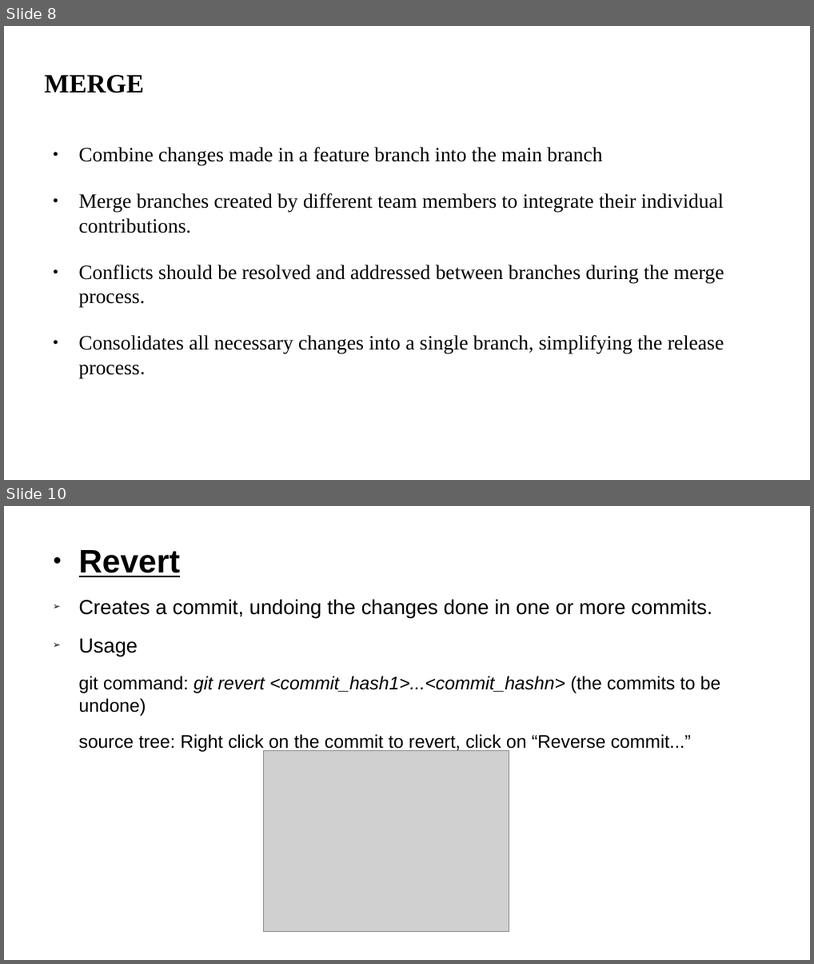
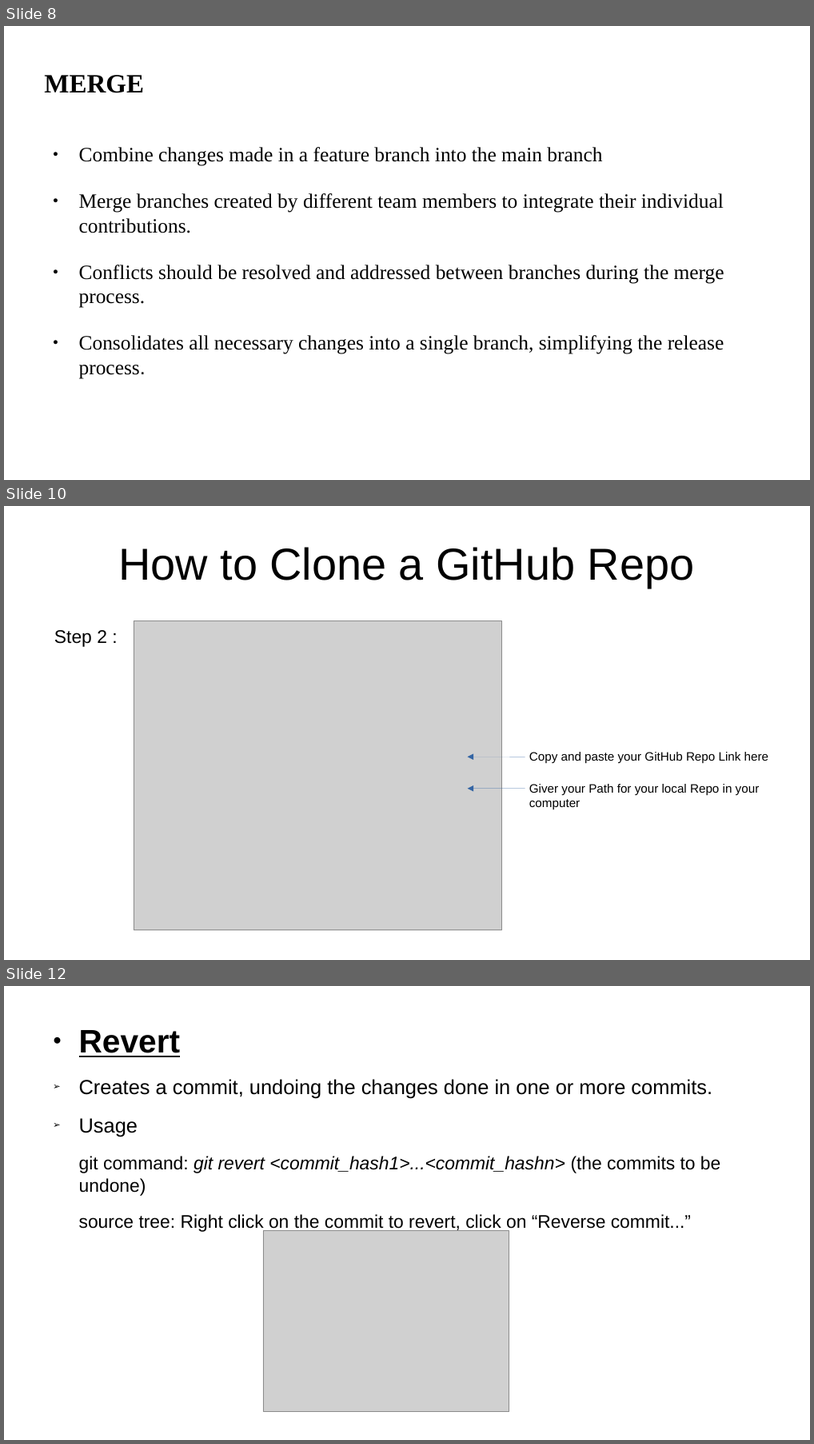
Before and after one commit to anubhavAnora/presentation, a slide deck: Presentation.odp. Shown one above the other, each under a label of ours: slides 8 and 10 before the commit, slides 8, 10 and 12 after it; the slides between them are not shown. The pictures are 814x964 and 814x1444 pixels, drawn with LibreOffice and Linux fonts; fonts in the diff are those of the drawing; grey boxes stand for pictures. Boxes give left, top, right and bottom in pixels: in the first picture for what was removed or moved away, otherwise in the second. Text is boxed around its words. In the diff, an @@ line names an element or a change of style, - is before the commit and + after.

```diff
--- a/Presentation.odp
+++ b/Presentation.odp
@@ slide 10 added at bbox=[4, 506, 810, 960], background #FFFFFF @@
@@ title added at bbox=[118, 547, 695, 588], 44 pt, text #000000 @@
+How to Clone a GitHub Repo
@@ picture added at bbox=[134, 621, 502, 930] @@
@@ text added at bbox=[54, 630, 107, 647], 18 pt, text #000000 @@
+Step 2 :
@@ arrow added from (526, 757) to (468, 757), #3465A4 0 pt @@
@@ text added at bbox=[530, 752, 769, 763], 12 pt, text #000000 @@
+Copy and paste your GitHub Repo Link here
@@ arrow added from (526, 788) to (468, 788), #3465A4 0 pt @@
@@ text added at bbox=[530, 784, 760, 809], 12 pt, text #000000 @@
+Giver your Path for your local Repo in your computer
@@ what was slide 10 is now slide 12 @@
```
Also in this commit, not shown: 2 other slides added, 1 slide removed.
